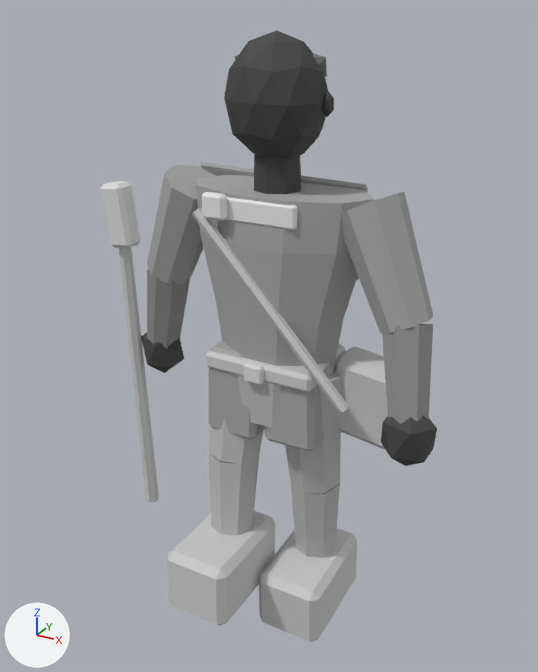
A saved change to the glTF model assets/exports/npc/npc_scout_passing_r_v01.glb.
Rendered twice from a 50 mm lens placed at (1.059, -1.98, 2.078), pointed at (-0.021, -0.018, 1.097). Lighting does not change. The marker at lower left points along +X, +Y and +Z. The first picture is the older version. Vertices at exactly the same position are counted once.

Names of what the first picture shows: 'GEO_npc_scout_passing_r_v01'.
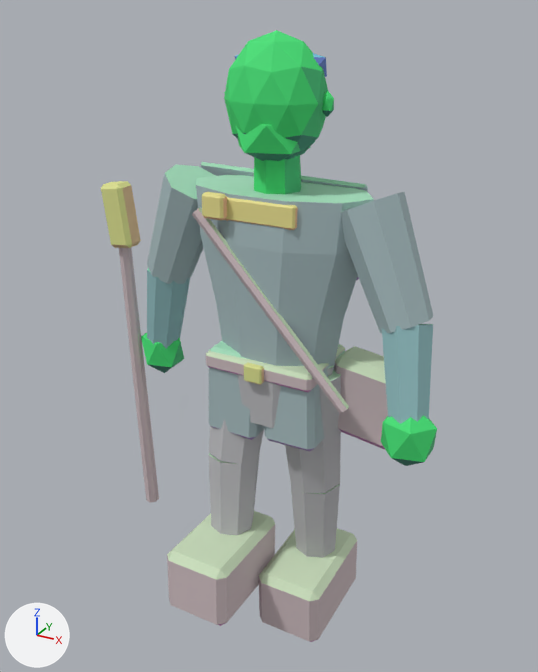
What differs and where, as boxes [x1, y1, x2, y2] in the pictures (538 x 672 px):
```json
{"part": 1, "of": "me_geo_npc_scout_passing_r_v01", "change": "added", "after": [235, 124, 310, 161], "on screen": "green"}
{"part": 2, "of": "me_geo_npc_scout_passing_r_v01", "change": "recoloured", "before": [101, 30, 437, 642], "after": [101, 30, 437, 642]}
```

The change, as JSON lines over the scene's bpy script:
```json
{"block": "me_geo_npc_scout_passing_r_v01", "where": "# used by ob_geo_npc_scout_passing_r_v01; location = (0.0, 0.0, 0.0)"}
{"op": "remove", "block": "me_geo_npc_scout_passing_r_v01", "code": "me_geo_npc_scout_passing_r_v01.from_pydata(...)  # 602 vertices, 1084 faces; spans x -0.66..0.59, y -0.37..0.23, z -0.01..2.02"}
{"op": "add", "block": "me_geo_npc_scout_passing_r_v01", "code": "me_geo_npc_scout_passing_r_v01.from_pydata(...)  # 614 vertices, 1104 faces; spans x -0.66..0.59, y -0.37..0.23, z -0.01..2.02"}
{"block": "me_geo_npc_scout_passing_r_v01", "change": "me_geo_npc_scout_passing_r_v01 part 1: a new loose piece, an icosphere of 20 faces spanning x -0.11..0.11, y -0.14..0.07, z 1.66..1.83, in mat_mat_npc_indexed"}
{"block": "me_geo_npc_scout_passing_r_v01", "change": "me_geo_npc_scout_passing_r_v01 part 2: 1084 kept faces spanning x -0.66..0.59, y -0.37..0.23, z -0.01..2.02 get new vertex colours"}
```
